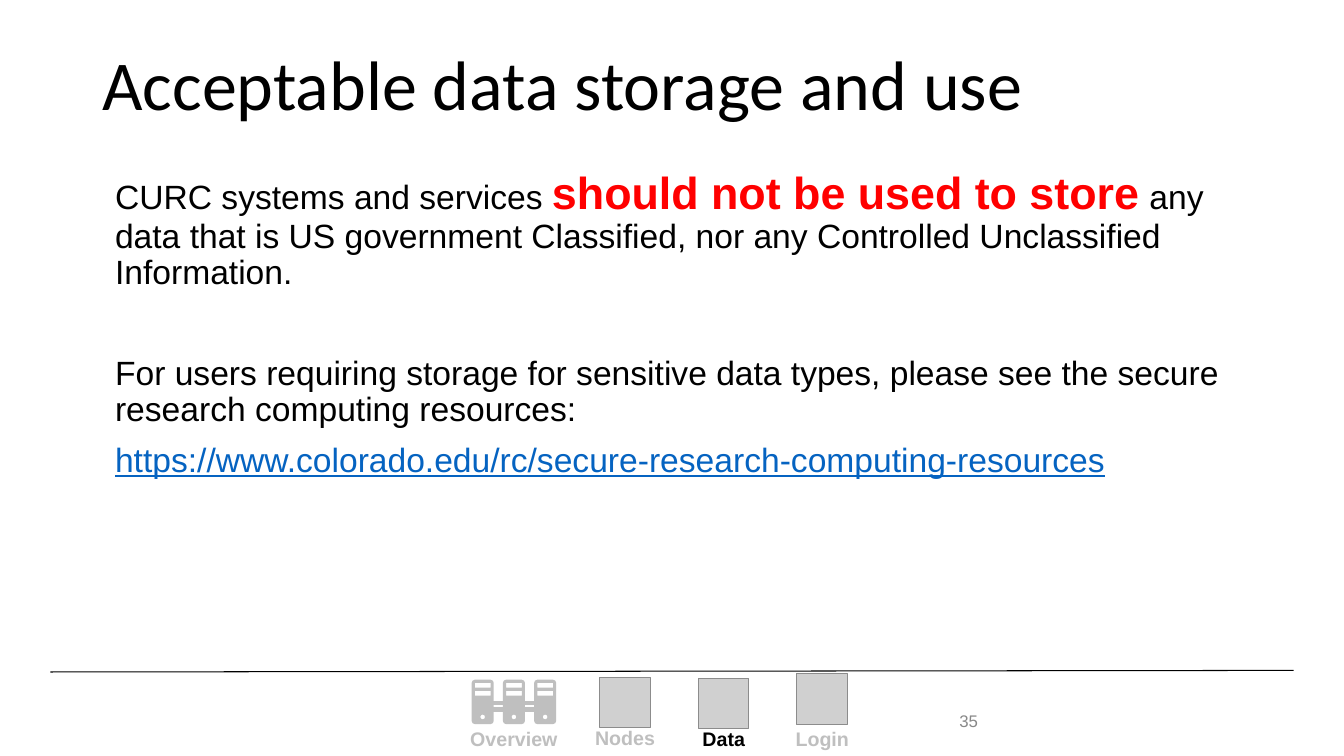
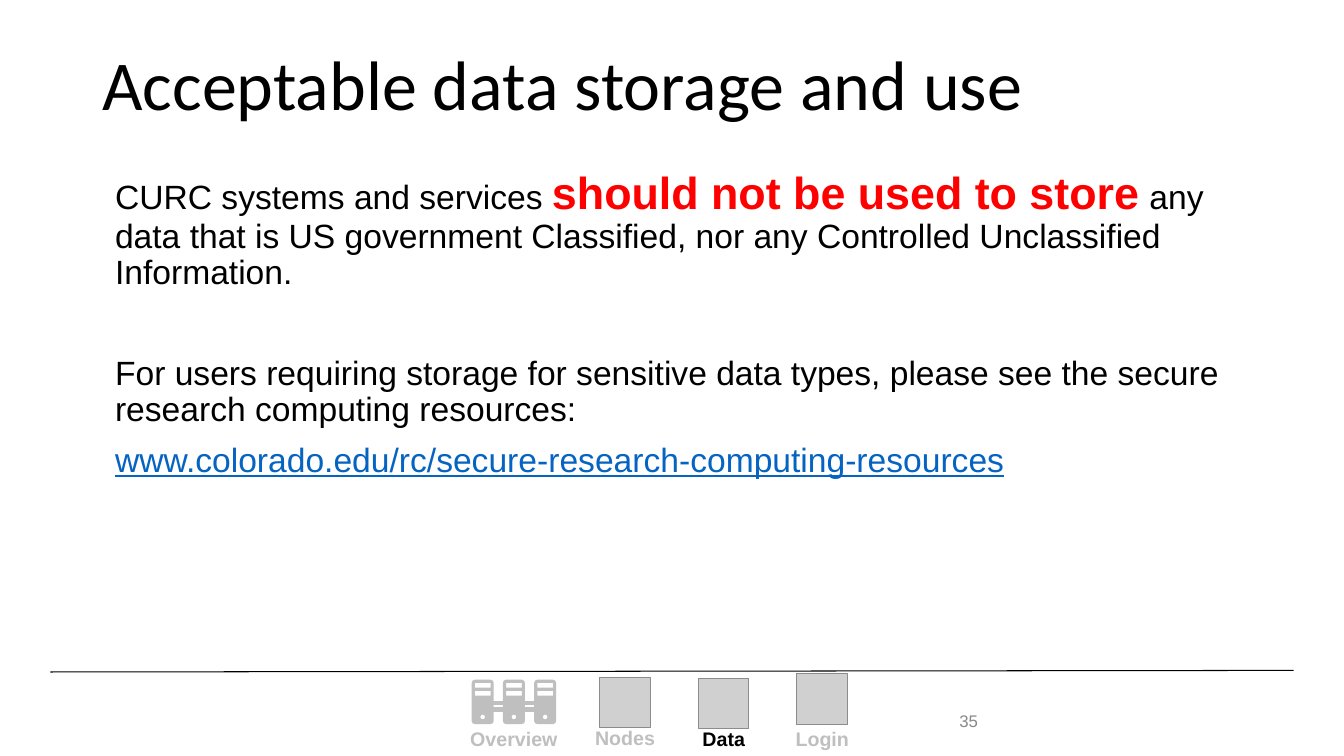
Before and after one commit to ResearchComputing/New_User_Seminar, a slide deck: slide 35 of Alpine_New_User_Seminar.pptx. Drawn at 1344x756 pixels with LibreOffice and Linux fonts; fonts in the diff are those of the drawing; grey boxes stand for pictures; background and template pictures are left out. Boxes give left, top, right and bottom in pixels: in the first picture for what was removed or moved away, otherwise in the second. Text is boxed around its words. In the diff, an @@ line names an element or a change of style, - is before the commit and + after.

```diff
--- a/Alpine_New_User_Seminar.pptx
+++ b/Alpine_New_User_Seminar.pptx
@@ text at [115,447,1004,479]: text changed @@
-https://www.colorado.edu/rc/secure-research-computing-resources
+www.colorado.edu/rc/secure-research-computing-resources
```
Also in this commit, not shown: 9 other slides changed, 1 slide added, 2 slides removed, 1 other file.
